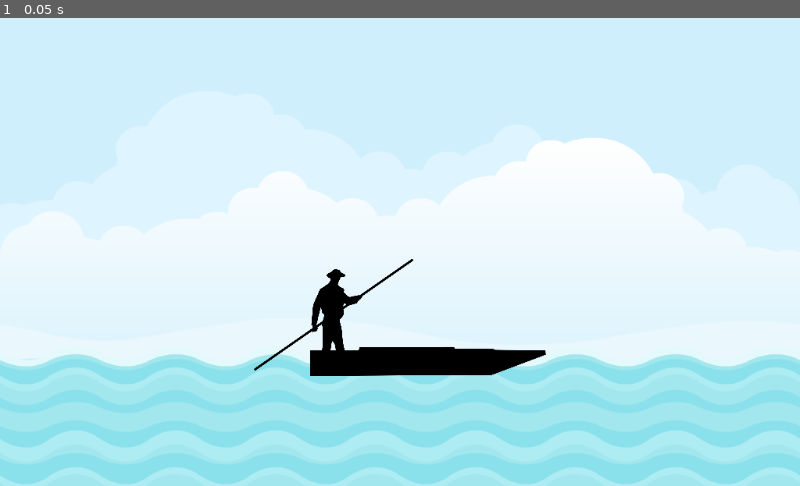
Above: before the commit, frame 1.
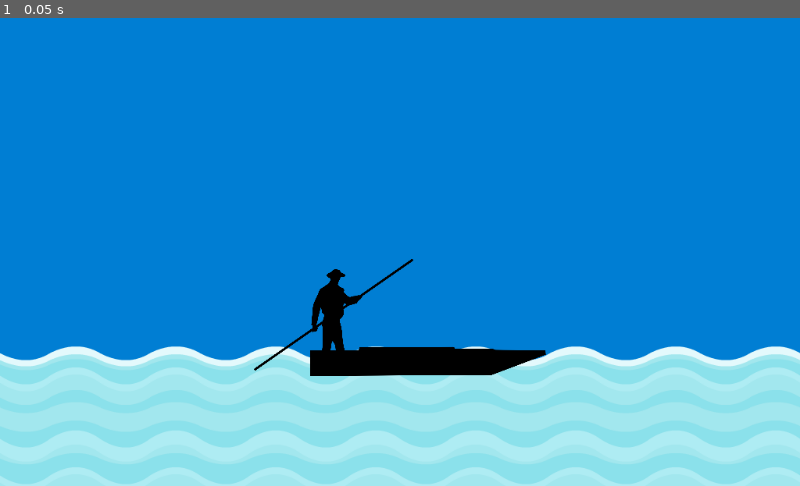
Above: after the commit, the same moment.

Repository: renanstn/desires-game
Game: Godot game, scene res://Scenes/World.tscn
Same seed, same stepped clock (60 frames per second), same inputs: the game is played once before the commit and once after it. The engine's default icon, where the game draws it, is replaced by a stand-in: a white triangle on a blue panel in a dark square.
Inputs:
- Up to frame 1 (0.05 s): no input

The runs differ from the first frame. In frame 1, 71% of the frame differs, in the area x 0-100%, y 0-74%.

Commit message:
Ajustes para vídeo

Diff:
--- a/Desires/Scenes/GameController.tscn
+++ b/Desires/Scenes/GameController.tscn
@@ -7,6 +7,7 @@
 script = ExtResource( 2 )
 
 [node name="Vara" type="Node2D" parent="."]
+visible = false
 position = Vector2( 384, 448 )
 __meta__ = {
 "_edit_group_": true
@@ -16,6 +17,7 @@
 texture = ExtResource( 1 )
 
 [node name="Boia" type="Node2D" parent="."]
+visible = false
 position = Vector2( 832, 448 )
 __meta__ = {
 "_edit_group_": true
--- a/Desires/Scenes/World.tscn
+++ b/Desires/Scenes/World.tscn
@@ -1,14 +1,24 @@
-[gd_scene load_steps=5 format=2]
+[gd_scene load_steps=8 format=2]
 
+[ext_resource path="res://Scenes/GameController.tscn" type="PackedScene" id=1]
 [ext_resource path="res://Scenes/Background.tscn" type="PackedScene" id=2]
 [ext_resource path="res://Scenes/Water.tscn" type="PackedScene" id=6]
 [ext_resource path="res://Scenes/WaterTop.tscn" type="PackedScene" id=7]
 [ext_resource path="res://Scenes/Fishermen.tscn" type="PackedScene" id=10]
 
+[sub_resource type="Gradient" id=1]
+colors = PoolColorArray( 0, 0.498039, 0.827451, 1, 0, 0.498039, 0.827451, 1 )
+
+[sub_resource type="GradientTexture" id=2]
+gradient = SubResource( 1 )
+
 [node name="World" type="Node2D"]
 position = Vector2( 512, 320 )
 
+[node name="GameController" parent="." instance=ExtResource( 1 )]
+
 [node name="Background" parent="." instance=ExtResource( 2 )]
+visible = false
 
 [node name="Water" type="Node" parent="."]
 
@@ -86,3 +96,8 @@
 
 [node name="Fishermen" parent="." instance=ExtResource( 10 )]
 position = Vector2( -2.67029e-05, 64 )
+
+[node name="Sprite" type="Sprite" parent="."]
+position = Vector2( -3.05176e-05, 64 )
+scale = Vector2( 0.5, 768 )
+texture = SubResource( 2 )
--- a/Desires/Scripts/GameController.gd
+++ b/Desires/Scripts/GameController.gd
@@ -13,7 +13,7 @@
 }
 var actual_state
 const MIN_FISH_TIME = 5
-const MAX_FISH_TIME = 10
+const MAX_FISH_TIME = 15
 
 
 func _ready():
@@ -30,7 +30,13 @@
 	if Input.is_action_just_pressed("Pull"):
 		if actual_state == states.ALERT:
 			print("pegou!")
+			pull_timer.stop()
 			actual_state = states.IDLE
+			var next_fish = rand_range(MIN_FISH_TIME, MAX_FISH_TIME)
+			print("Próximo peixe em:")
+			print(next_fish)
+			next_fish_timer.wait_time = next_fish
+			next_fish_timer.start()
 		else:
 			print("...")
 
